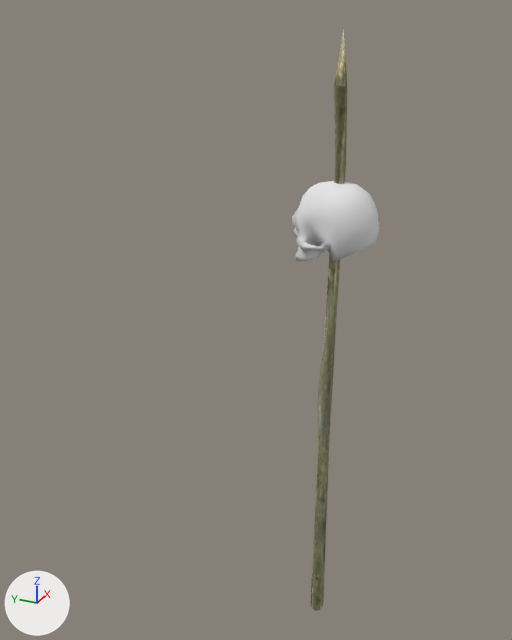
Renders of the Blender file WeapSkullOnStick/weap_skull_on_stick.blend from each side of a commit.
Rendered twice from a 50 mm lens placed at (-11.58, -3.69, 11.47), pointed at (0.34, 1.68, 5.51). Every picture has the same lights, and +X, +Y and +Z are marked at lower left.

Objects in the first picture: 'Skull', 'SkullOnAStick01:0'.
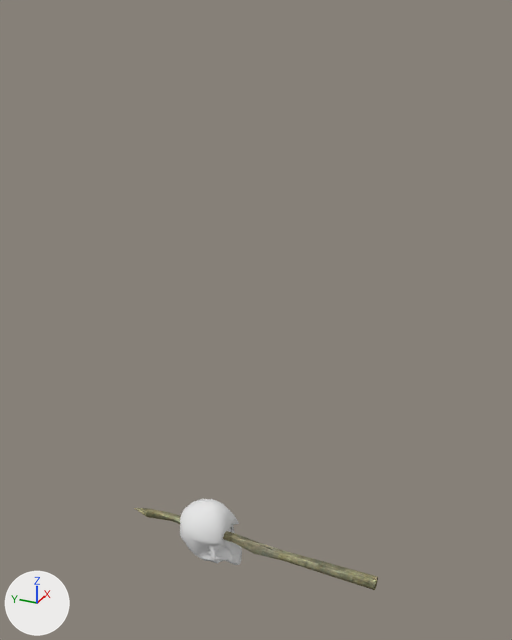
Boxes [x1, y1, x2, y2] around the edits, measured in the pictures (512 x 640 px):
'Skull', moved, turned
    before: [292, 181, 379, 262]
    after: [180, 499, 242, 565]
'SkullOnAStick01:0', moved, turned, rescaled
    before: [310, 29, 347, 611]
    after: [134, 508, 378, 590]

What changed in the scene script:
```text
Change ob_skull:
    ob_skull.location: (0.0, 0.01, 7.66) -> (0.0, 2.54, -0.01)
    ob_skull.rotation_euler: (0.0, 0.0, 0.0) -> (-1.571, 0.0, 0.0)  # degrees (0, 0, 0) -> degrees (-90, 0, 0)
Change ob_skullonastick01_0:
    ob_skullonastick01_0.location: (0.0, 0.0, 0.0) -> (0.0, -0.69, 0.0)
    ob_skullonastick01_0.rotation_euler: (0.0, 0.0, 0.0) -> (-1.571, 0.0, 0.0)  # degrees (0, 0, 0) -> degrees (-90, 0, 0)
    ob_skullonastick01_0.scale: (1.0, 1.0, 1.0) -> (1.0, 1.0, 0.501)
```
